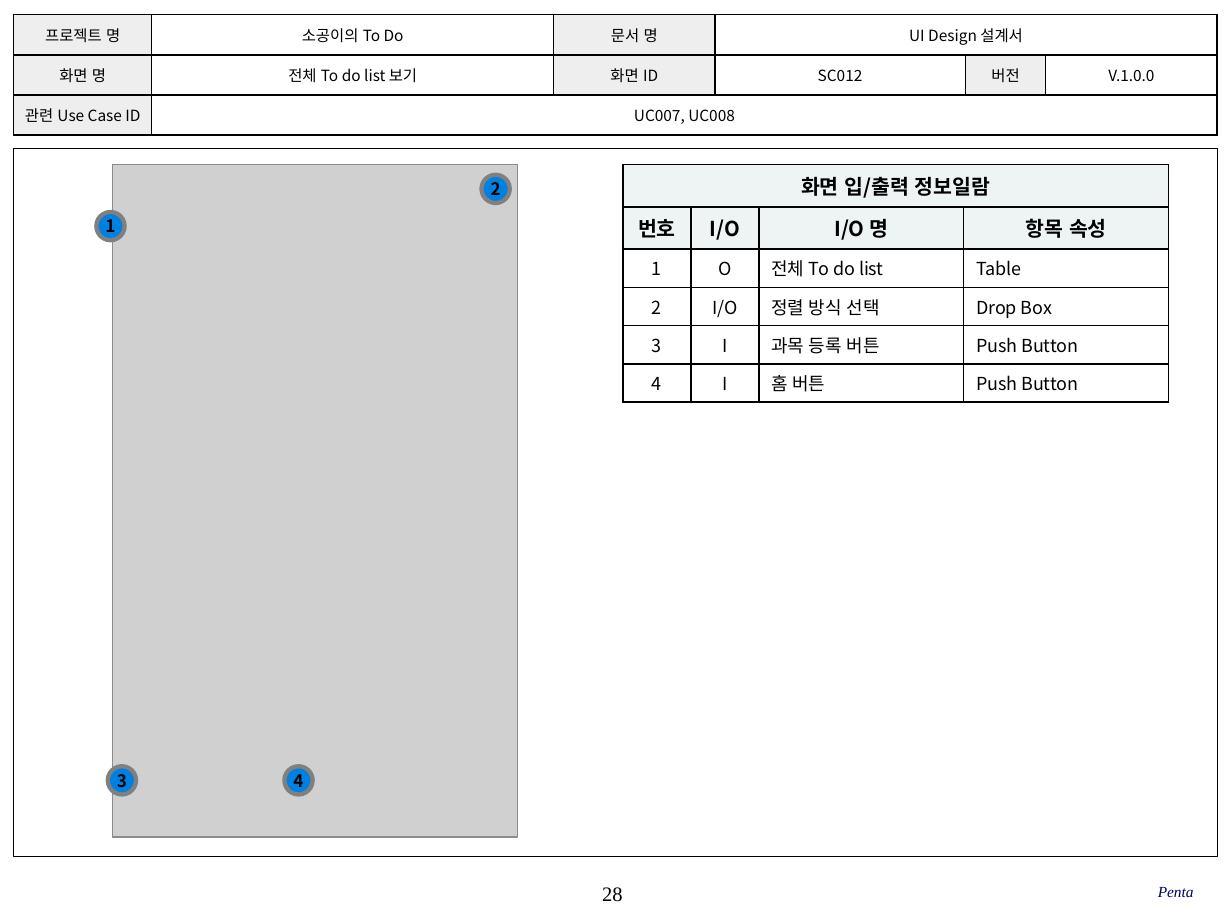
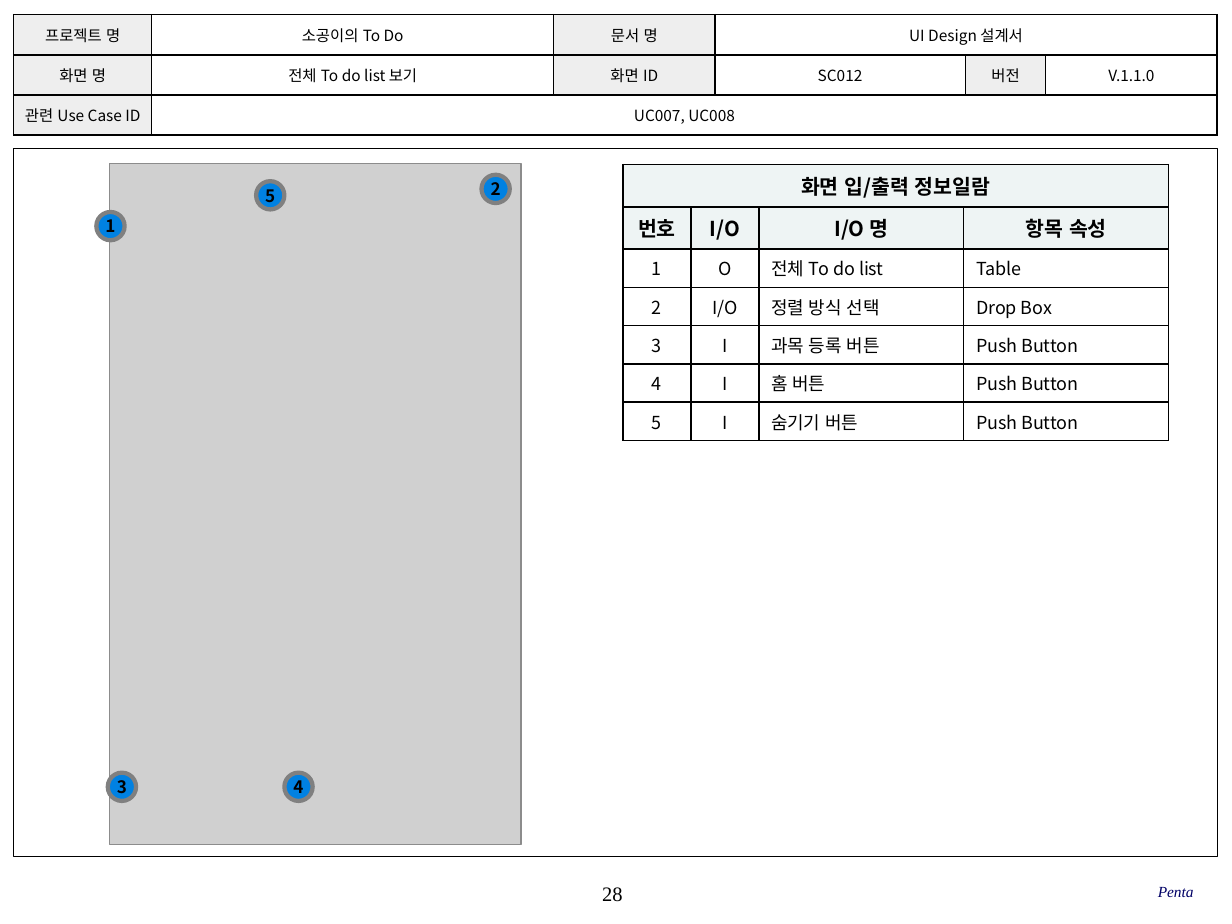
Before and after one commit to SE-admin/SE2017_5_mixharmony, a slide deck: slide 28 of doc/3_ 설계서/UI Design_05_penta.pptx. Drawn at 1232x924 pixels with LibreOffice and Linux fonts; fonts in the diff are those of the drawing; grey boxes stand for pictures; background and template pictures are left out. Boxes give left, top, right and bottom in pixels: in the first picture for what was removed or moved away, otherwise in the second. Text is boxed around its words. In the diff, an @@ line names an element or a change of style, - is before the commit and + after.

```diff
--- a/doc/3_ 설계서/UI Design_05_penta.pptx
+++ b/doc/3_ 설계서/UI Design_05_penta.pptx
@@ table at (x1=14, y1=15, x2=1216, y2=136) @@
-row 2, column 6: V.1.0.0
+row 2, column 6: V.1.1.0
@@ picture resized from (x1=112, y1=165, x2=517, y2=838) to (x1=110, y1=164, x2=521, y2=844) @@
@@ table at (x1=623, y1=165, x2=1168, y2=435) @@
+row 7: 5 | I | 숨기기 버튼 | Push Button
@@ ellipse added at (x1=256, y1=181, x2=285, y2=209), fill #0081E2, outline #808080 2.5 pt, 10 pt, text #000000, bold @@
+5
@@ ellipse "3" moved from (x1=107, y1=766, x2=136, y2=795) to (x1=107, y1=772, x2=136, y2=801) @@
@@ ellipse "4" moved from (x1=285, y1=766, x2=313, y2=795) to (x1=285, y1=772, x2=313, y2=801) @@
```
Also in this commit, not shown: 32 other slides changed, 4 slides added.
